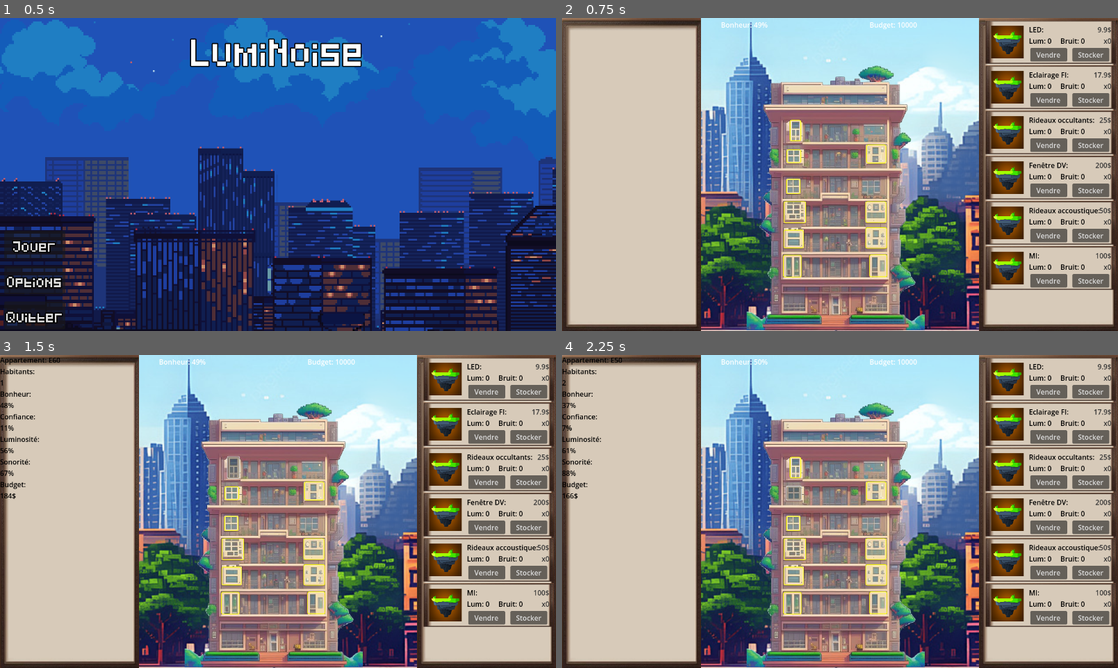
Above: before the commit, frames 1-4 (two rows, left to right).
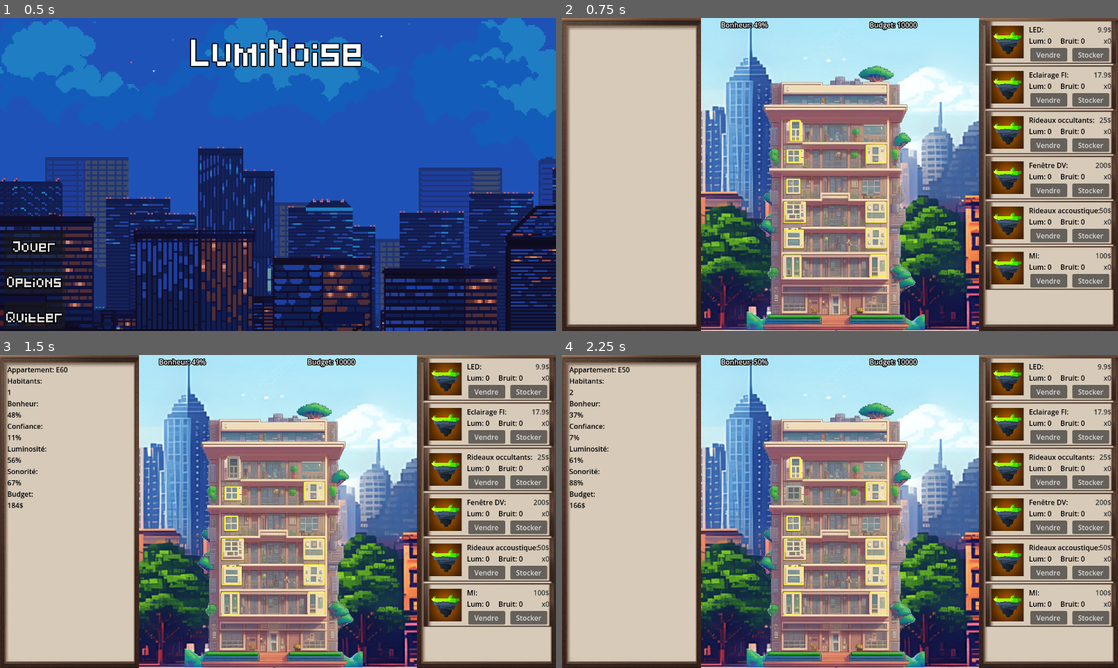
Above: after the commit, the same moments.

Repository: Ranger1986/jeuserieux
Game: Godot game, scene res://Scene/menu.tscn
The game is run twice, just before and just after one commit, with the same random seed, the same clock (stepped at 60 frames per second) and the same inputs.
Inputs (mouse positions are in pixels of both pictures, inside the frame that each line leads up to):
- Up to frame 1 (0.5 s): no input
- Up to frame 2 (0.75 s): click "Jouer" at 0.5 s
- Up to frame 3 (1.5 s): click (233, 467) at 1.25 s
- Up to frame 4 (2.25 s): click (795, 492) at 2 s

Frame 1 is identical in both runs. In frame 2, 0.3% of the frame differs, in the area x 28-64%, y 1-4%; in frame 3, 1.3%, in the area x 0-64%, y 0-50%; in frame 4, 1.3%.

Commit message:
corrextion texte foyer et ajout contour texte

Diff:
--- a/Scene/main_frame.tscn
+++ b/Scene/main_frame.tscn
@@ -55,6 +55,8 @@
 offset_top = 4.0
 offset_right = 594.0
 offset_bottom = 27.0
+theme_override_colors/font_outline_color = Color(0, 0, 0, 1)
+theme_override_constants/outline_size = 8
 text = "Satisfation : 00% "
 
 [node name="Budget_player" type="Label" parent="."]
@@ -62,6 +64,8 @@
 offset_top = 4.0
 offset_right = 936.0
 offset_bottom = 27.0
+theme_override_colors/font_outline_color = Color(0, 0, 0, 1)
+theme_override_constants/outline_size = 8
 text = "Budget:100$"
 
 [node name="Foyer" type="TextureRect" parent="."]
@@ -71,8 +75,10 @@
 
 [node name="DisplayLabel" type="Label" parent="Foyer"]
 layout_mode = 2
-offset_right = 40.0
-offset_bottom = 23.0
+offset_left = 17.0
+offset_top = 22.0
+offset_right = 57.0
+offset_bottom = 45.0
 label_settings = SubResource("LabelSettings_t2cfg")
 script = SubResource("GDScript_sb3yv")
 
